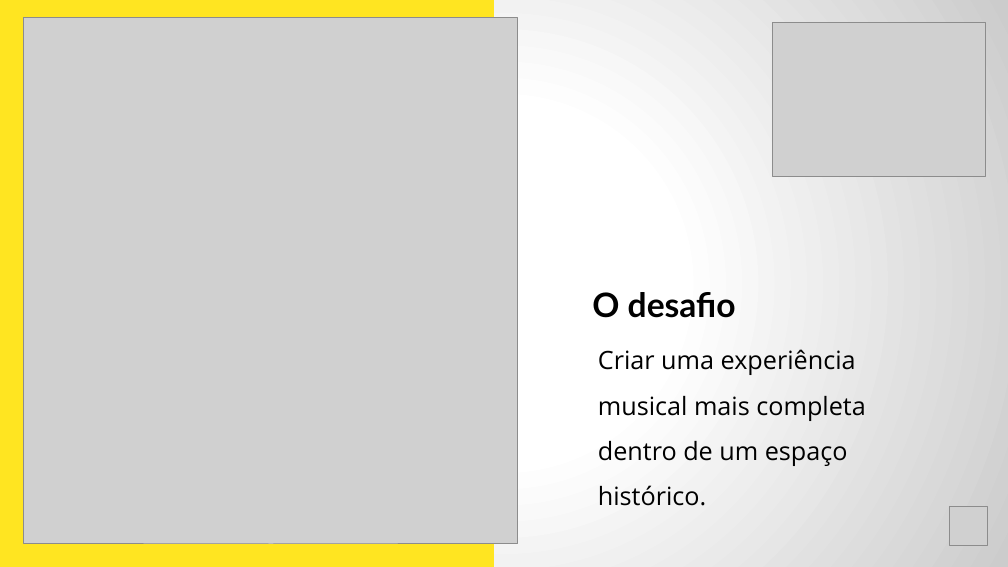
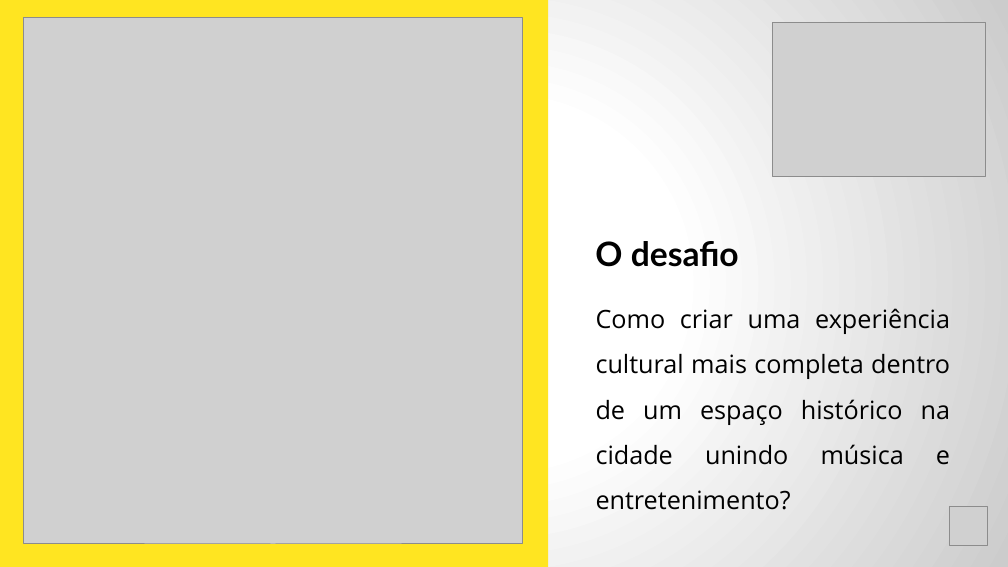
Before and after one commit to CamilaBueno/hackaton-1, a slide deck: slide 4 of Sprint 3 - Hackaton.pptx (slide 5 before the commit). Drawn at 1008x567 pixels with LibreOffice and Linux fonts; fonts in the diff are those of the drawing; grey boxes stand for pictures. Boxes give left, top, right and bottom in pixels: in the first picture for what was removed or moved away, otherwise in the second. Text is boxed around its words. In the diff, an @@ line names an element or a change of style, - is before the commit and + after.

```diff
--- a/Sprint 3 - Hackaton.pptx
+++ b/Sprint 3 - Hackaton.pptx
@@ rectangle resized from (x1=0, y1=0, x2=494, y2=566) to (x1=0, y1=0, x2=548, y2=566) @@
@@ picture resized from (x1=24, y1=18, x2=518, y2=544) to (x1=24, y1=18, x2=522, y2=544) @@
@@ text "O desafio" moved from (x1=592, y1=292, x2=736, y2=318) to (x1=595, y1=241, x2=739, y2=267) @@
@@ text at (x1=596, y1=308, x2=950, y2=465): text changed @@
-Criar uma experiência musical mais completa dentro de um espaço histórico.
+Como criar uma experiência cultural mais completa dentro de um espaço histórico na cidade unindo música e entretenimento?
```
Also in this commit, not shown: 4 other slides changed, 1 slide added, 1 slide removed, 3 other files.
